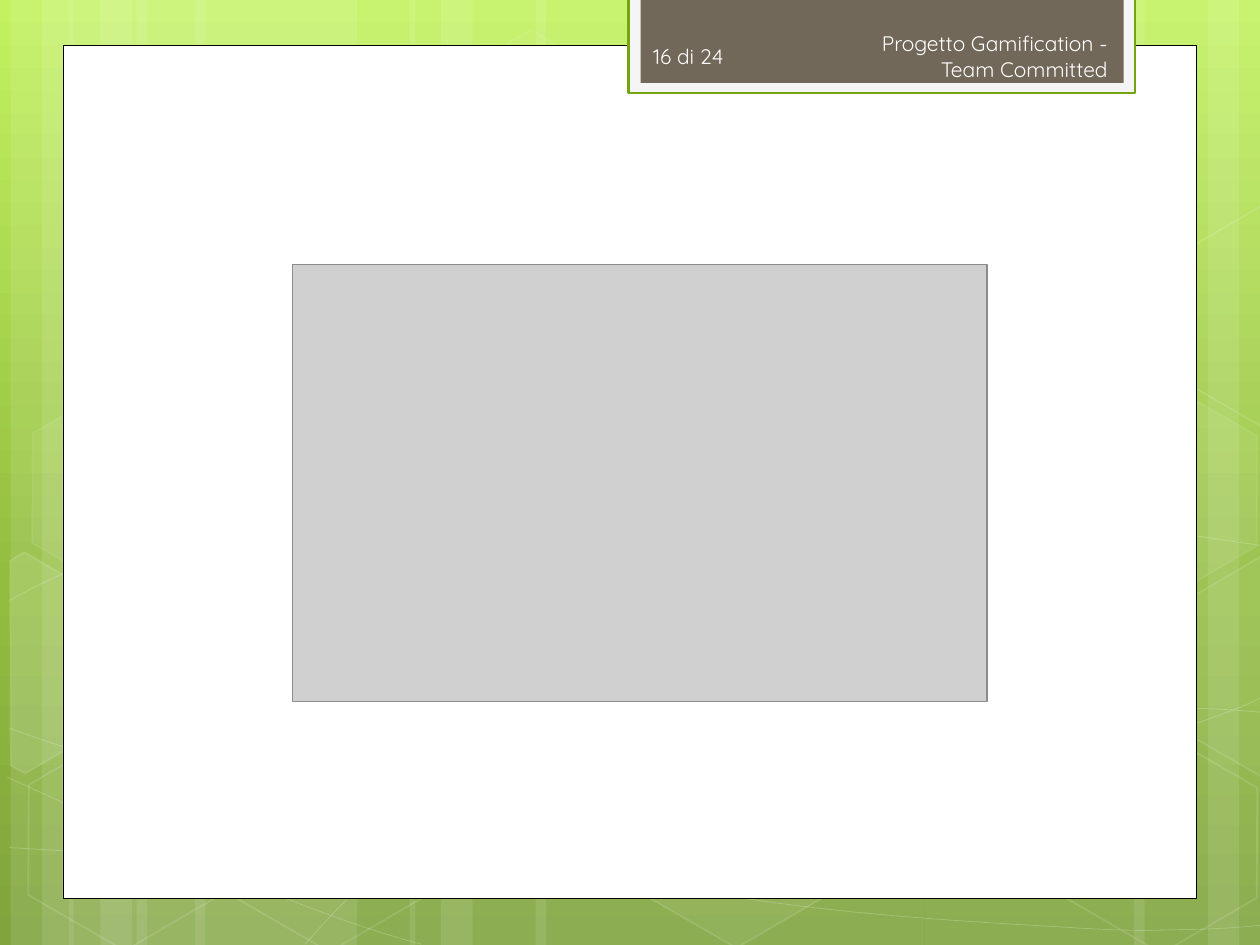
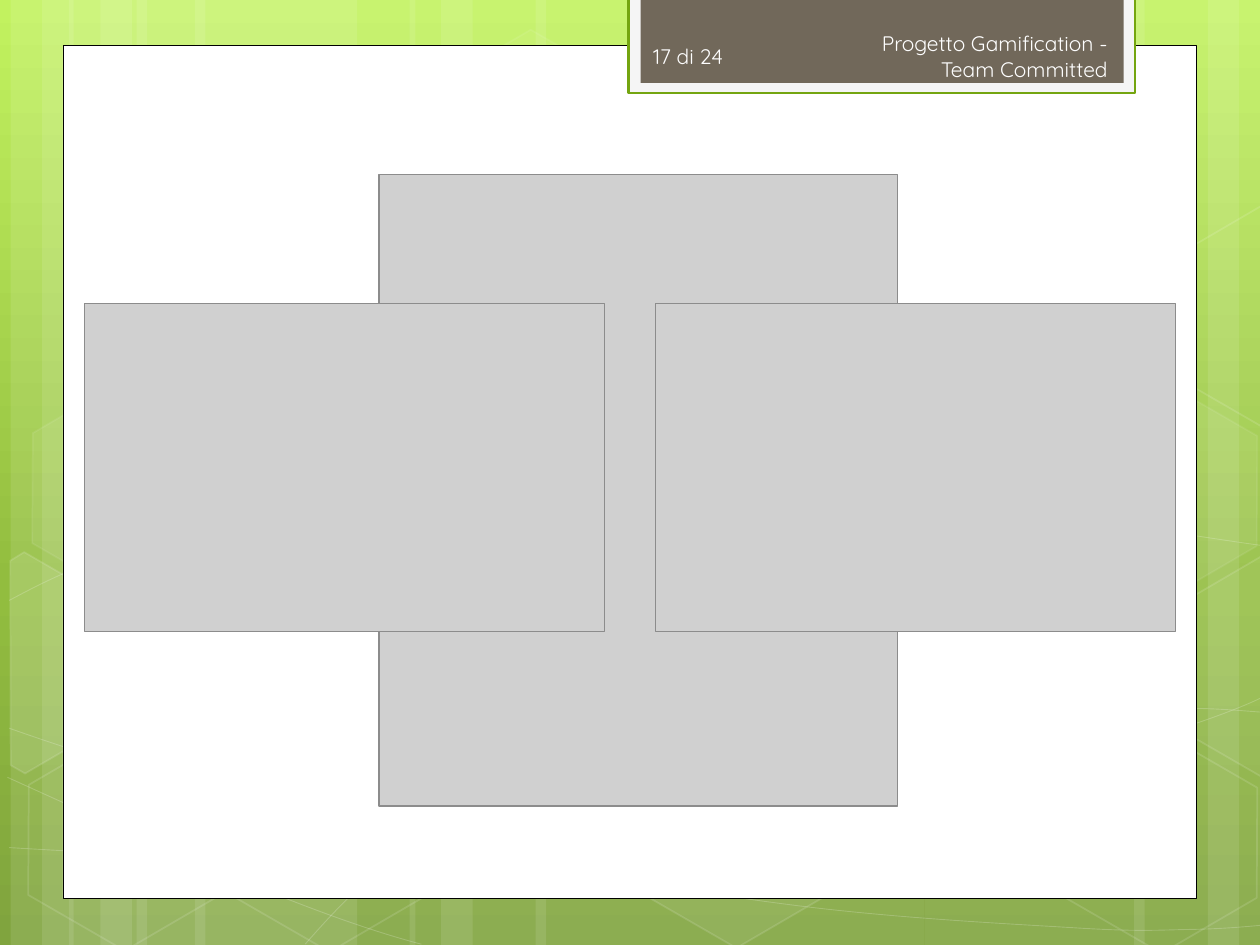
Before and after one commit to TeamCommitted/Team-Committed---Documenti, a slide deck: slide 17 of RP/Esterni/Presentazione/RP-Presentazione.pptx (slide 16 before the commit). Drawn at 1260x945 pixels with LibreOffice and Linux fonts; fonts in the diff are those of the drawing; grey boxes stand for pictures. Boxes give left, top, right and bottom in pixels: in the first picture for what was removed or moved away, otherwise in the second. Text is boxed around its words. In the diff, an @@ line names an element or a change of style, - is before the commit and + after.

```diff
--- a/RP/Esterni/Presentazione/RP-Presentazione.pptx
+++ b/RP/Esterni/Presentazione/RP-Presentazione.pptx
@@ page number at (653, 48, 724, 64): text changed @@
-16 di 24
+17 di 24
@@ picture added at (379, 175, 898, 806) @@
@@ picture: place and size @@
-picture at (292, 265, 987, 702)
+picture at (84, 304, 605, 631)
@@ picture added at (655, 304, 1176, 631) @@
```
Also in this commit, not shown: 10 other slides changed, 2 slides removed, 2 other files.
